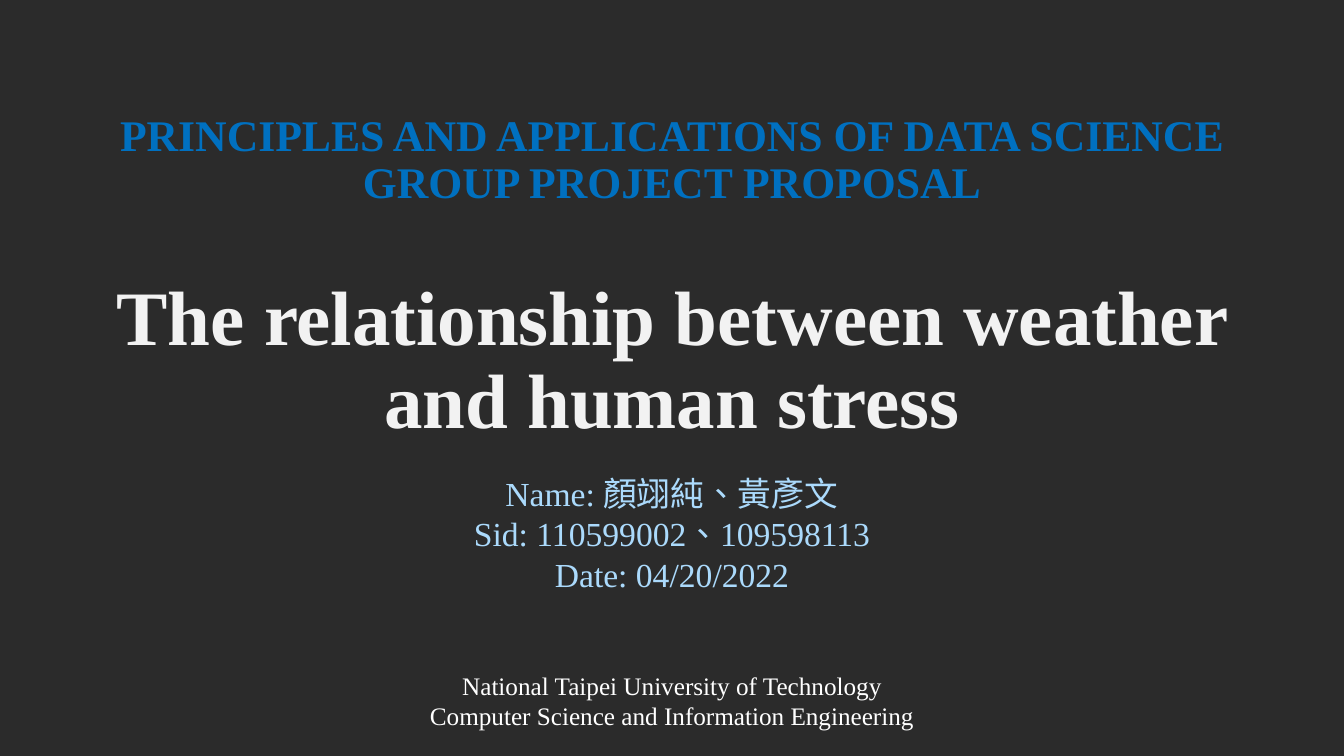
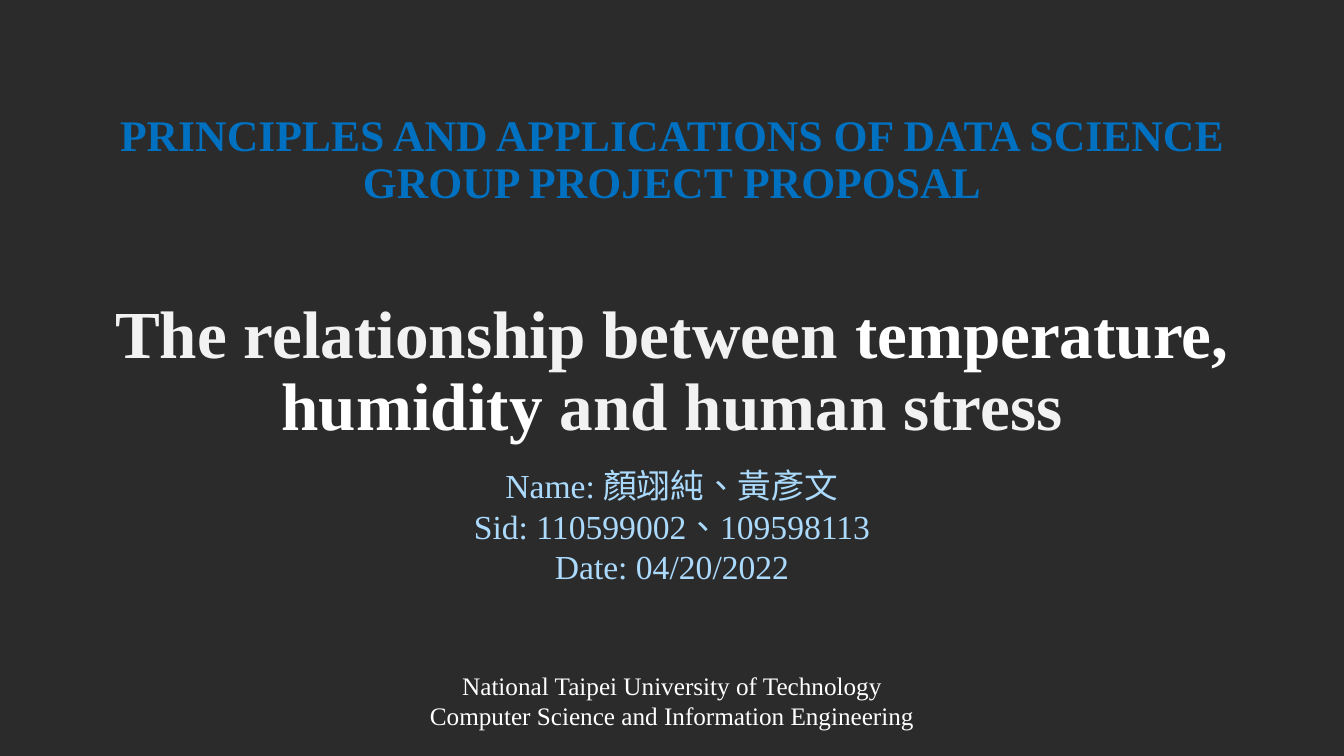
Before and after one commit to ycycchre/data_science_project, a slide deck: slide 1 of deadline_0420/proposal_slide_template2021.pptx. Drawn at 1344x756 pixels with LibreOffice and Linux fonts; fonts in the diff are those of the drawing; background and template pictures are left out; a plain dark background stands for a picture behind light text. Boxes give left, top, right and bottom in pixels: in the first picture for what was removed or moved away, otherwise in the second. Text is boxed around its words. In the diff, an @@ line names an element or a change of style, - is before the commit and + after.

```diff
--- a/deadline_0420/proposal_slide_template2021.pptx
+++ b/deadline_0420/proposal_slide_template2021.pptx
@@ title at box(115, 311, 1228, 443): text changed; size 55 to 48 pt @@
-The relationship between weather and human stress
+The relationship between temperature, humidity and human stress
@@ subtitle "Name: 顏翊純、黃彥文": place and size @@
-subtitle "Name: 顏翊純、黃彥文" at box(474, 477, 870, 588)
+subtitle "Name: 顏翊純、黃彥文" at box(474, 469, 870, 580)
```
Also in this commit, not shown: 3 other slides changed, 3 slides added, 5 other files.
